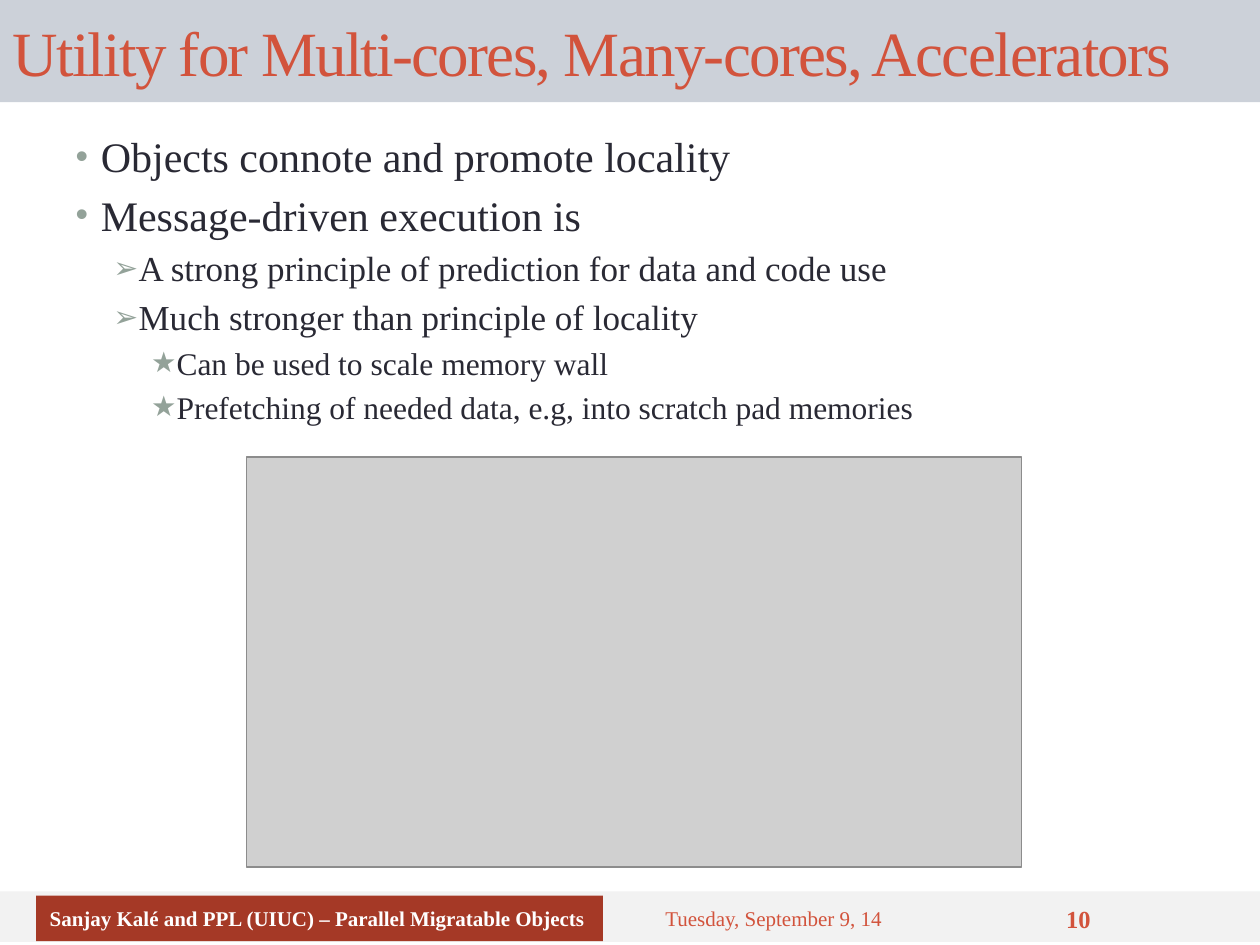
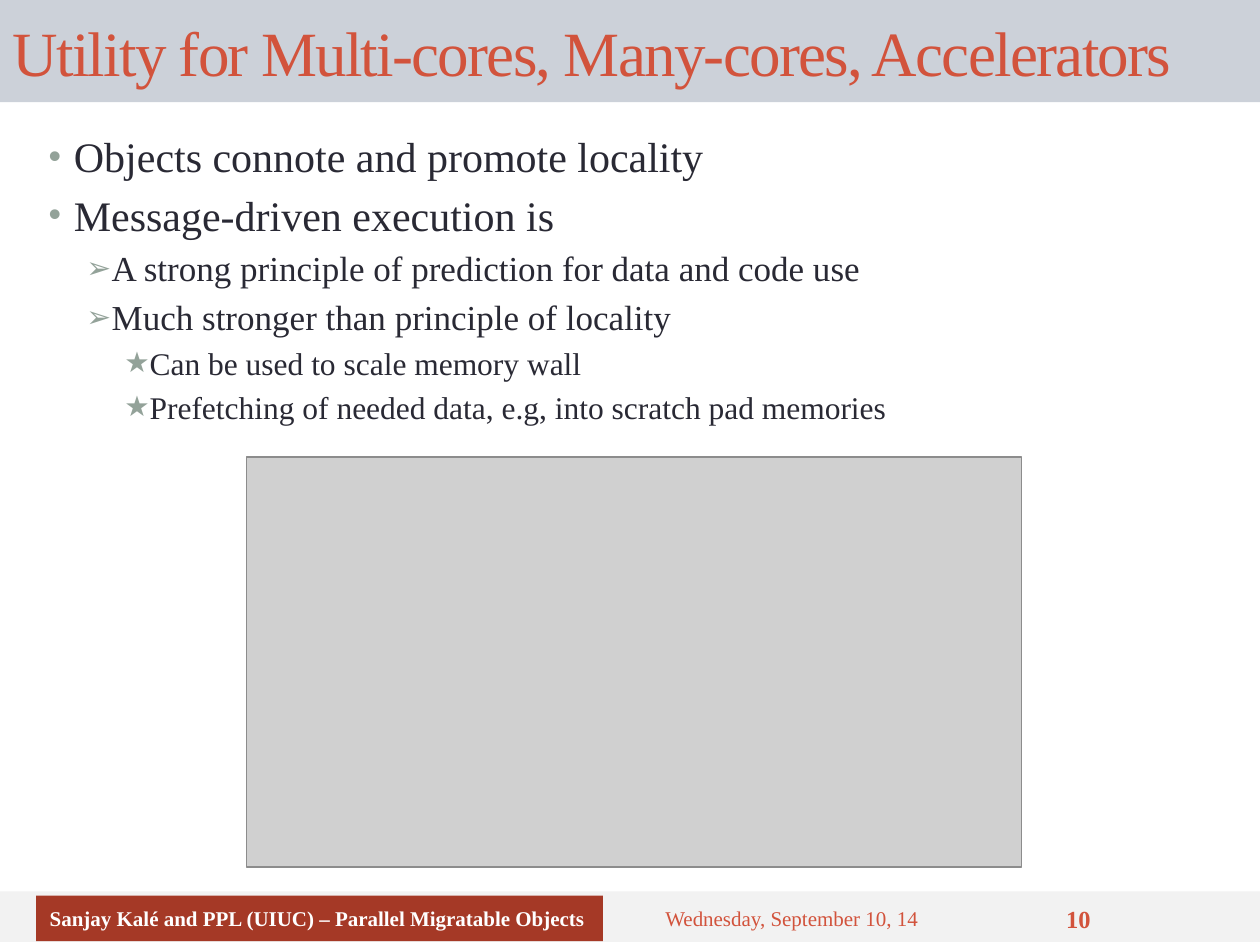
Before and after one commit to UIUC-PPL/charm_tutorial, a slide deck: slide 10 of tutorial-03-benefits.pptx. Drawn at 1260x945 pixels with LibreOffice and Linux fonts; fonts in the diff are those of the drawing; grey boxes stand for pictures. Boxes give left, top, right and bottom in pixels: in the first picture for what was removed or moved away, otherwise in the second. Text is boxed around its words. In the diff, an @@ line names an element or a change of style, - is before the commit and + after.

```diff
--- a/tutorial-03-benefits.pptx
+++ b/tutorial-03-benefits.pptx
@@ text "Objects connote and promote locality": place and size @@
-text "Objects connote and promote locality" at (101,143,913,426)
+text "Objects connote and promote locality" at (74,143,886,426)
@@ text at (665,911,918,931): text changed @@
-Tuesday, September 9, 14
+Wednesday, September 10, 14
```
Also in this commit, not shown: 16 other slides changed.
